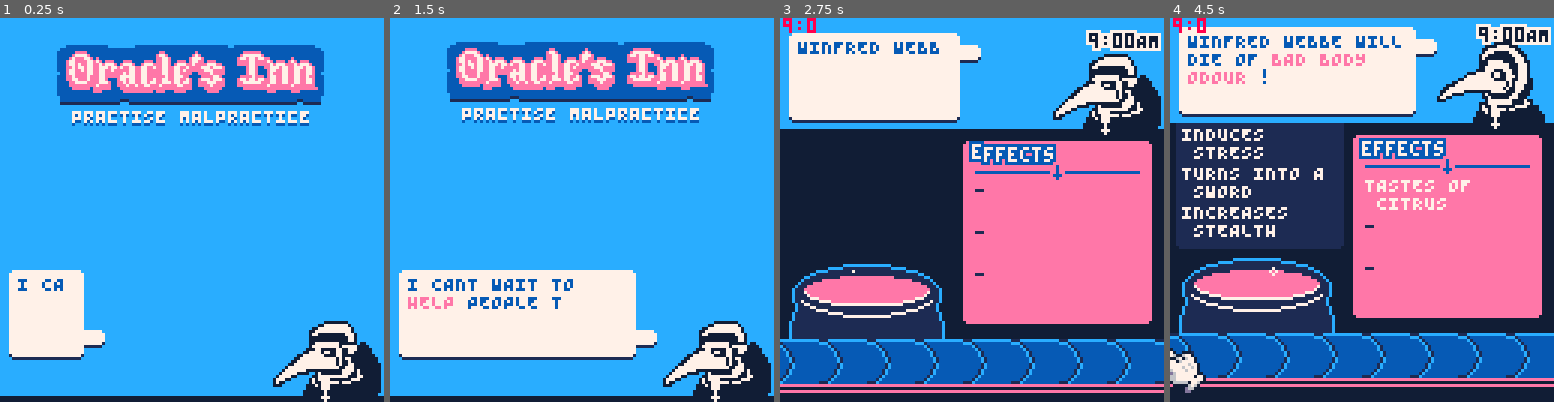
Above: before the commit, frames 1-4 (left to right).
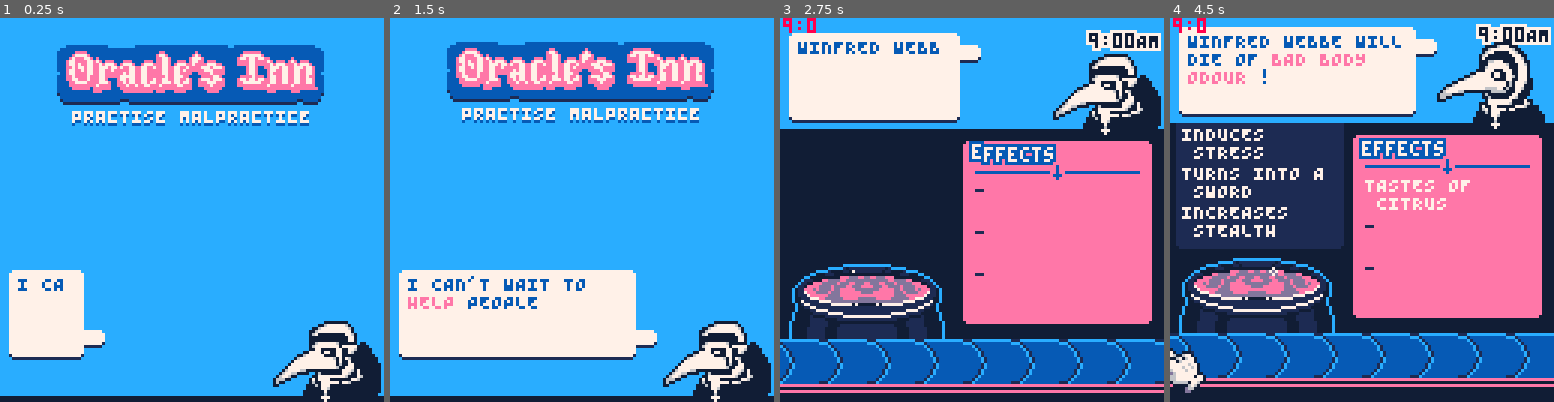
Above: after the commit, the same moments.

Repository: Yolwoocle/minijam_112
Game: PICO-8 cartridge minijam112.p8
The game is run twice, just before and just after one commit, with the same random seed, the same clock (stepped at 60 frames per second) and the same inputs.
Inputs:
- Up to frame 1 (0.25 s): no input
- Up to frame 2 (1.5 s): tap X (X key) at 0.33, 1.07 s; tap O (Z key) at 0.7 s
- Up to frame 3 (2.75 s): hold Right 1.6-2.1 s; tap O (Z key) at 1.7, 2.1, 2.5 s; tap X (X key) at 1.85 s; hold Up 2.15-2.42 s; hold Right from 2.47 s (still down)
- Up to frame 4 (4.5 s): tap O (Z key) every 0.4 s from 2.9 to 4.1 s; tap X (X key) at 2.97, 4.08 s; release Right at 3.03 s; hold Left 3.08-3.58 s; hold Down 3.63-3.97 s; hold Right from 4.02 s (still down)

The runs differ from the first frame. In frame 1, 0.3% of the frame differs, in the area x 14-95%, y 19-99%; in frame 2, 0.7%; in frame 3, 3.0%; in frame 4, 3.1%, in the area x 3-94%, y 7-83%.

Commit message:
Concept art (thumbnails, etc)

Diff:
--- a/minijam112.p8
+++ b/minijam112.p8
@@ -121,7 +121,7 @@
 	doctor_oy=0
 
 	--new_ailment()
-	new_dialogue("I CANT WAIT TO ","HELP"," PEOPLE TODAY !")
+	new_dialogue("I CAN'T WAIT TO ","HELP"," PEOPLE TODAY!")
 
 	g_ingredients={
 	}
@@ -321,7 +321,7 @@
 end
 
 function update_dead_list()
-	local ways_to_die=split" WAS NEVER SEEN AGAIN, STILL GETS NIGHTMARES, HASNT STOPPED CRYING,S FAMILY MISSES THEM, NEVER MADE IT HOME, WILL NEVER RETURN, DIED A GRUESOME DEATH, LEFT THEIR WALLET, IS SUFFERING ANXIETY, HASNT EATEN IN DAYS, WAS ARRESTED, IS NOW IN JAIL, SUFFERED A FATE WORSE THAN DEATH, IS NOT THE SAME ANYMORE, COULDNT HANDLE OUR STRONGEST POTIONS"
+	local ways_to_die=split" WAS NEVER SEEN AGAIN, STILL GETS NIGHTMARES, HASN'T STOPPED CRYING,'S FAMILY MISSES THEM, NEVER MADE IT HOME, WILL NEVER RETURN, DIED A GRUESOME DEATH, LEFT THEIR WALLET, IS SUFFERING ANXIETY, HASN'T EATEN IN DAYS, WAS ARRESTED, IS NOW IN JAIL, SUFFERED A FATE WORSE THAN DEATH, IS NOT THE SAME ANYMORE, COULDN'T HANDLE OUR STRONGEST POTIONS"
 	local died_of_variations=split" DIED OF "
 	for customer in all(past_customers) do
 		--if customer.score<0 then
@@ -1288,7 +1288,7 @@
 	split",HAS NEVER FELT THIS, BEFORE !",
 	split",WILL LIKELY SUFFER A, DEATH !",
 	split"YOU THOUGHT ,WAS,.",
-	split",CANT STOP THINKING ABOUT HOW, YOU WERE",
+	split",CAN'T STOP THINKING ABOUT HOW, YOU WERE",
 	split",DOUBTS THEYLL EVER FEEL THIS, AGAIN",
 	split"I HEARD ,SHOUT HOW, THEY FELT ONCE OUTSIDE !",
 	split",WONDERS IF THIS IS AS, AS IT GETS !",
Not shown, changed: 72 lines of the sprite sheet (__gfx__) section of minijam112.p8
Not shown, changed: the thumbnail (__label__) section of minijam112.p8
Not shown, added: concept_art/background_both.aseprite
Not shown, added: concept_art/background_fixed.aseprite
Not shown, added: concept_art/background_fixed.png
Not shown, added: concept_art/background_side.aseprite
Not shown, added: concept_art/background_side.png
Not shown, added: concept_art/banner.aseprite
Not shown, added: concept_art/banner.png
Not shown, added: concept_art/cartlabel.aseprite
Not shown, added: concept_art/cartlabel.png
Not shown, added: concept_art/empty.png
(and 7 more such lines)
